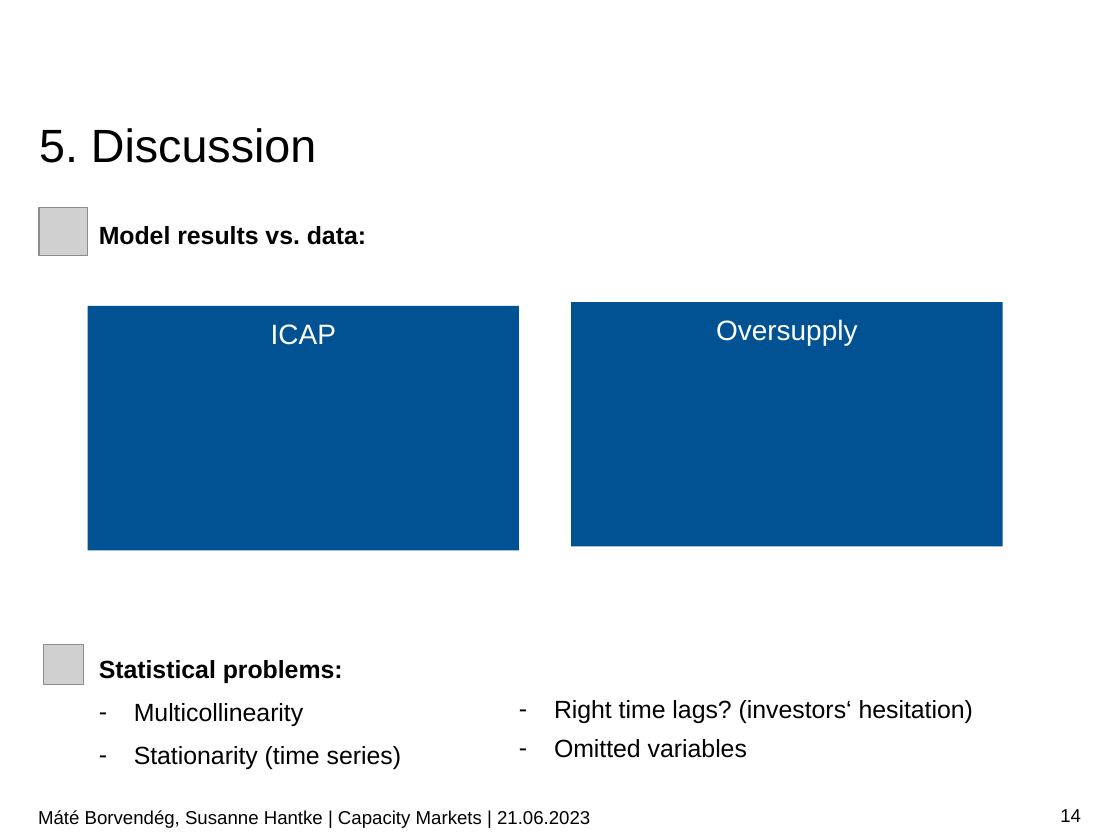
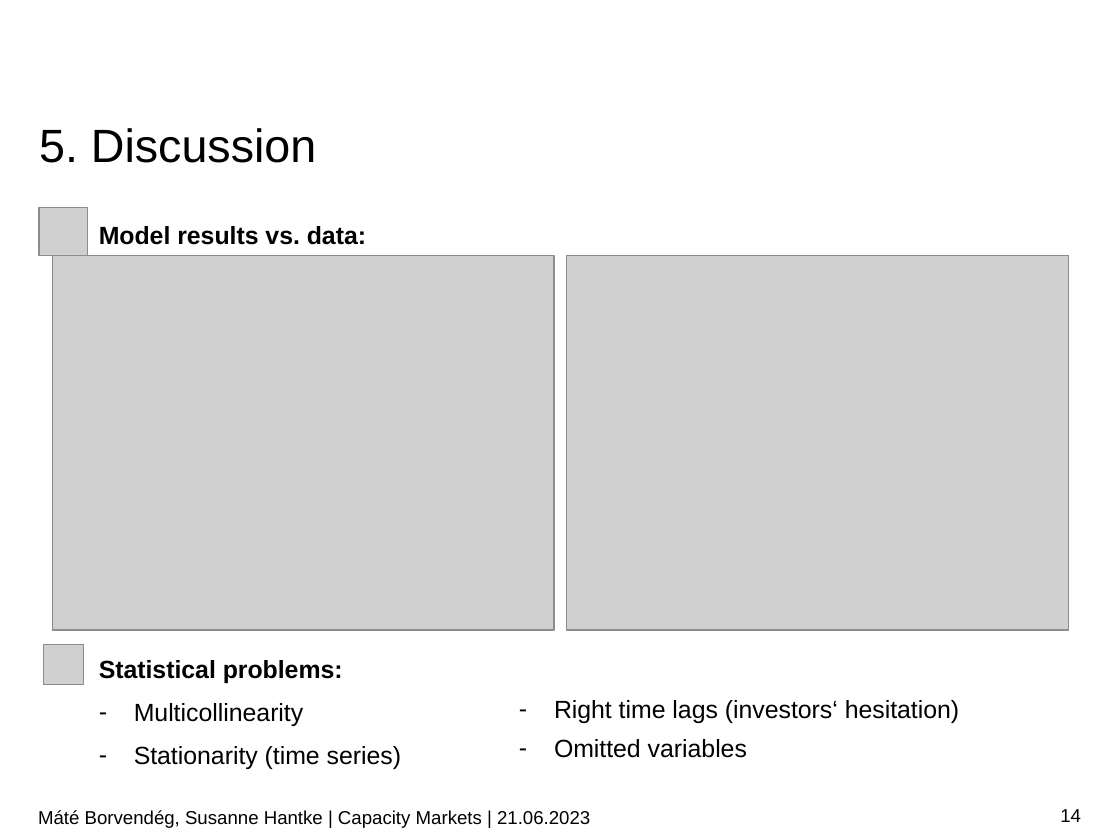
Before and after one commit to borvendegmate/tum_power_system_economics, a slide deck: slide 14 of Final_Presentation_Borvendeg_Hantke.pptx. Drawn at 1120x840 pixels with LibreOffice and Linux fonts; fonts in the diff are those of the drawing; grey boxes stand for pictures; background and template pictures are left out. Boxes give left, top, right and bottom in pixels: in the first picture for what was removed or moved away, otherwise in the second. Text is boxed around its words. In the diff, an @@ line names an element or a change of style, - is before the commit and + after.

```diff
--- a/Final_Presentation_Borvendeg_Hantke.pptx
+++ b/Final_Presentation_Borvendeg_Hantke.pptx
@@ picture added at <box>53,255,554,631</box> @@
@@ picture added at <box>567,255,1068,631</box> @@
@@ rectangle removed at <box>87,306,519,550</box> @@
-ICAP
@@ rectangle removed at <box>571,302,1002,547</box> @@
-Oversupply
@@ text at <box>554,700,959,723</box>: text changed @@
-– Right time lags? (investors‘ hesitation)
+– Right time lags (investors‘ hesitation)
```
Also in this commit, not shown: 3 other slides changed, 2 slides added, 2 other files.
